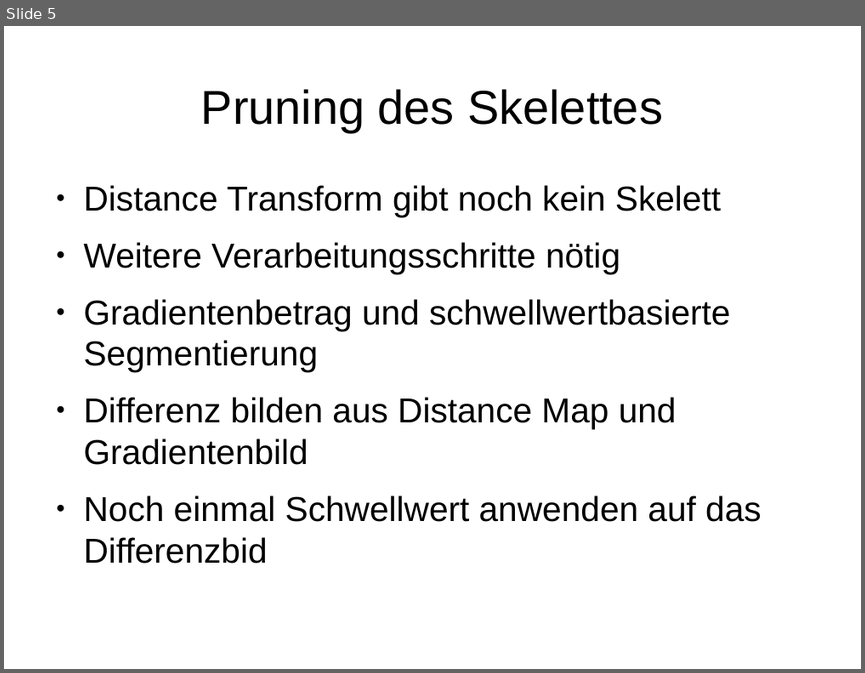
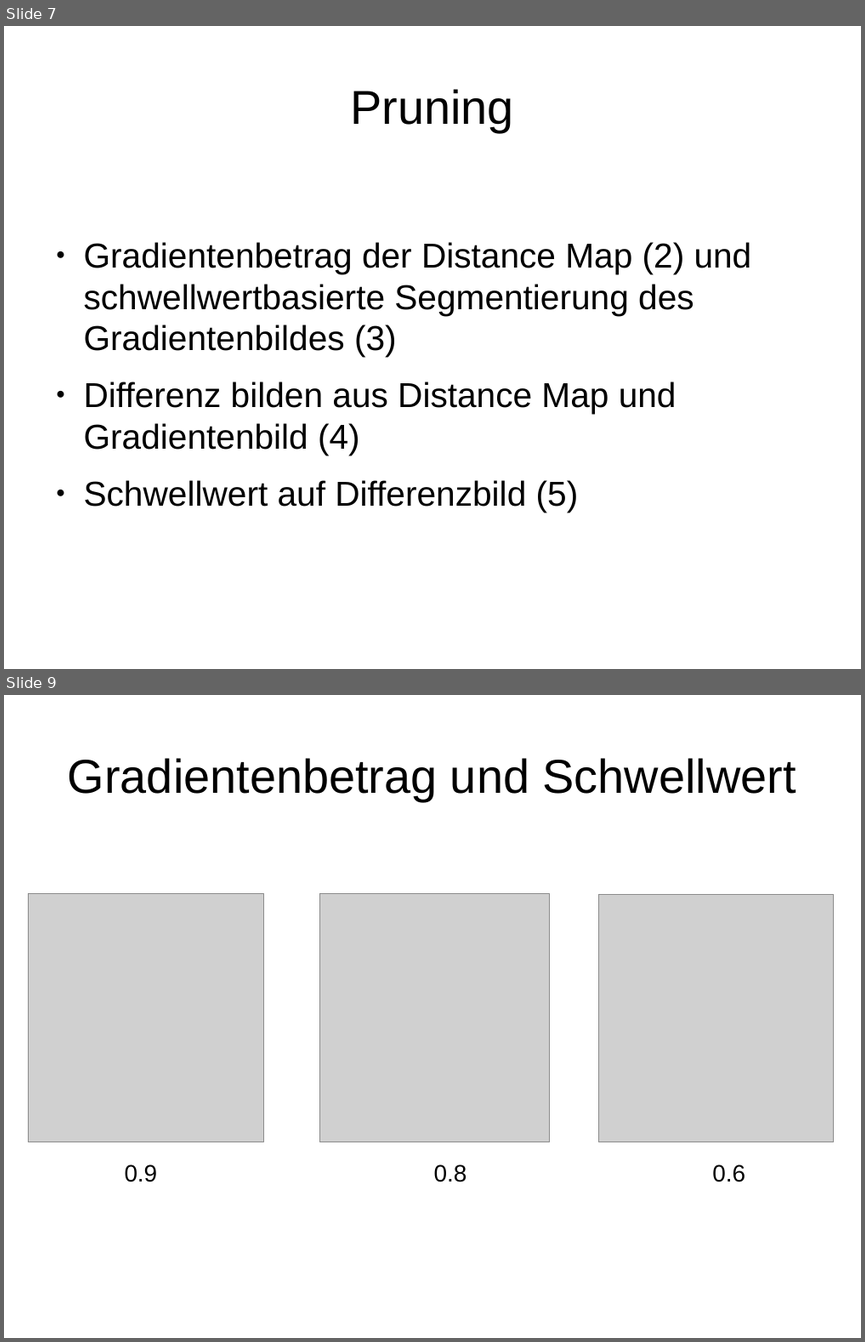
Before and after one commit to sandrellaella/bildverarbeitung, a slide deck: docs/Zwischenstand_1272012.odp. Shown one above the other, each under a label of ours: slide 5 before the commit, slides 7 and 9 after it; the slides between them are not shown. The pictures are 865x673 and 865x1342 pixels, drawn with LibreOffice and Linux fonts; fonts in the diff are those of the drawing; grey boxes stand for pictures. Boxes give left, top, right and bottom in pixels: in the first picture for what was removed or moved away, otherwise in the second. Text is boxed around its words. In the diff, an @@ line names an element or a change of style, - is before the commit and + after.

```diff
--- a/docs/Zwischenstand_1272012.odp
+++ b/docs/Zwischenstand_1272012.odp
@@ slide 9 added at (4,695,861,1338), background #FFFFFF @@
@@ title added at (68,758,796,801), 44 pt, text #000000 @@
+Gradientenbetrag und Schwellwert
@@ picture added at (28,893,263,1141) @@
@@ picture added at (319,893,549,1142) @@
@@ picture added at (599,894,834,1142) @@
@@ text added at (125,1164,158,1182), 22 pt, text #000000 @@
+0.9
@@ text added at (434,1164,467,1182), 22 pt, text #000000 @@
+0.8
@@ text added at (712,1164,745,1182), 22 pt, text #000000 @@
+0.6
@@ what was slide 5 is now slide 7 @@
@@ slide 7 changed as well @@
@@ title at (351,89,514,132): text changed @@
-Pruning des Skelettes
+Pruning
@@ text at (84,242,752,511): text changed @@
-● Distance Transform gibt noch kein Skelett
-● Weitere Verarbeitungsschritte nötig
-● Gradientenbetrag und schwellwertbasierte Segmentierung
-● Differenz bilden aus Distance Map und Gradientenbild
-● Noch einmal Schwellwert anwenden auf das Differenzbid
+● Gradientenbetrag der Distance Map (2) und schwellwertbasierte Segmentierung des Gradientenbildes (3)
+● Differenz bilden aus Distance Map und Gradientenbild (4)
+● Schwellwert auf Differenzbild (5)
```
Also in this commit, not shown: 3 other slides changed, 7 other slides added, 3 slides removed, 41 other files.
